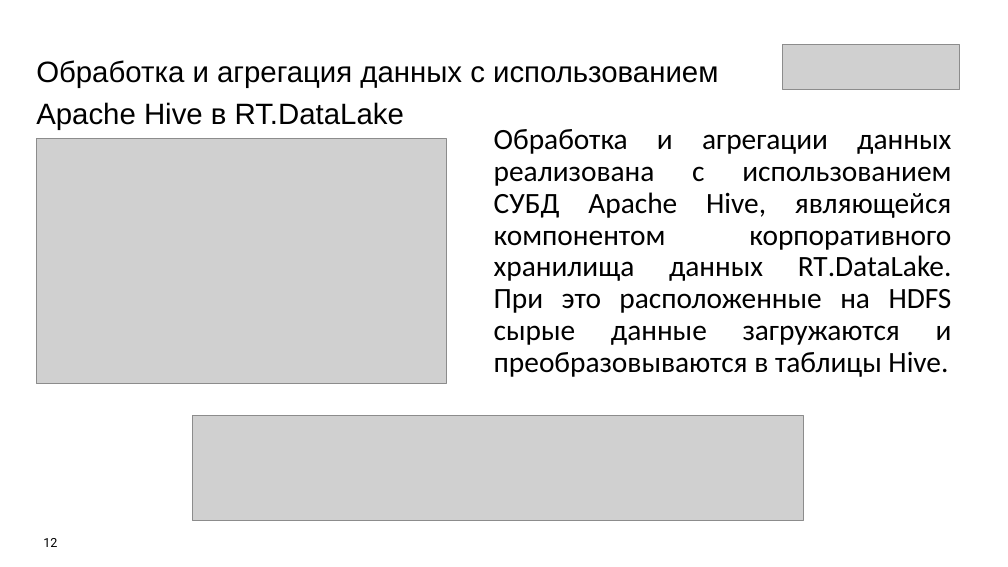
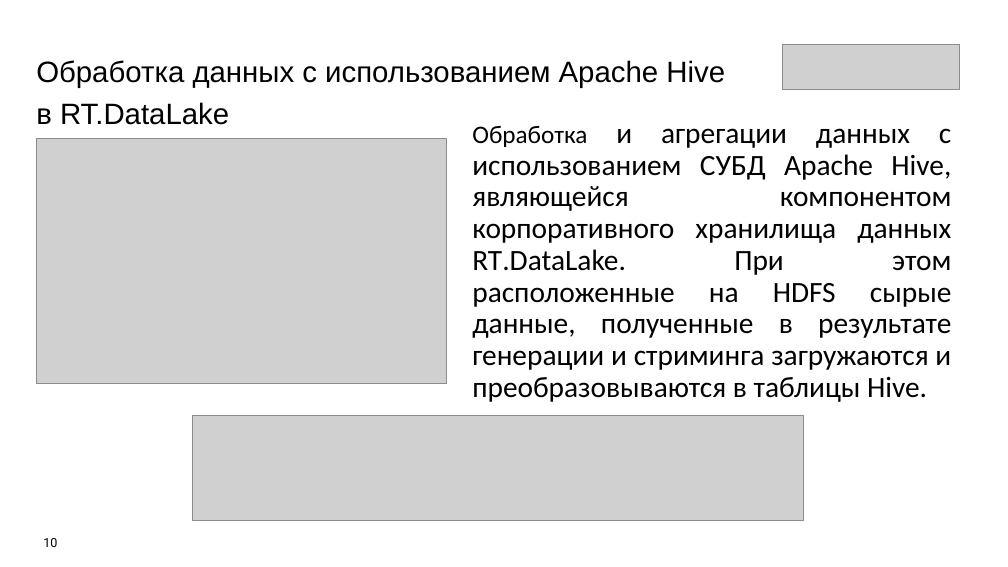
Before and after one commit to Olmeor/Data-engineer_Rostelecom_programming_school, a slide deck: slide 10 of Сertification/presentation.pptx (slide 12 before the commit). Drawn at 1008x567 pixels with LibreOffice and Linux fonts; fonts in the diff are those of the drawing; grey boxes stand for pictures. Boxes give left, top, right and bottom in pixels: in the first picture for what was removed or moved away, otherwise in the second. Text is boxed around its words. In the diff, an @@ line names an element or a change of style, - is before the commit and + after.

```diff
--- a/Сertification/presentation.pptx
+++ b/Сertification/presentation.pptx
@@ text at <box>36,60,725,125</box>: text changed @@
-Обработка и агрегация данных с использованием
-Apache Hive в RT.DataLake
+Обработка данных с использованием Apache Hive
+в RT.DataLake
@@ text at <box>472,126,952,402</box>: text changed @@
-Обработка и агрегации данных реализована с использованием СУБД Apache Hive, являющейся компонентом корпоративного хранилища данных RT.DataLake. При это расположенные на HDFS сырые данные загружаются и преобразовываются в таблицы Hive.
+Обработка и агрегации данных с использованием СУБД Apache Hive, являющейся компонентом корпоративного хранилища данных RT.DataLake. При этом расположенные на HDFS сырые данные, полученные в результате генерации и стриминга загружаются и преобразовываются в таблицы Hive.
@@ page number at <box>43,538,57,547</box>: text changed @@
-12
+10
```
Also in this commit, not shown: 6 other slides changed, 5 slides added, 5 slides removed, 1 other file.
